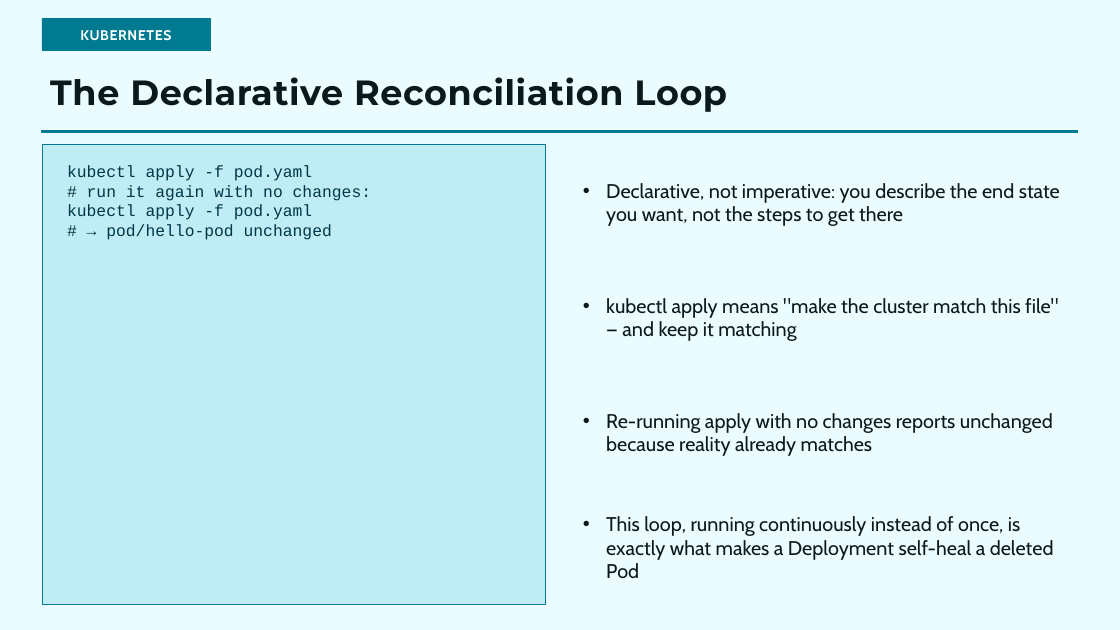
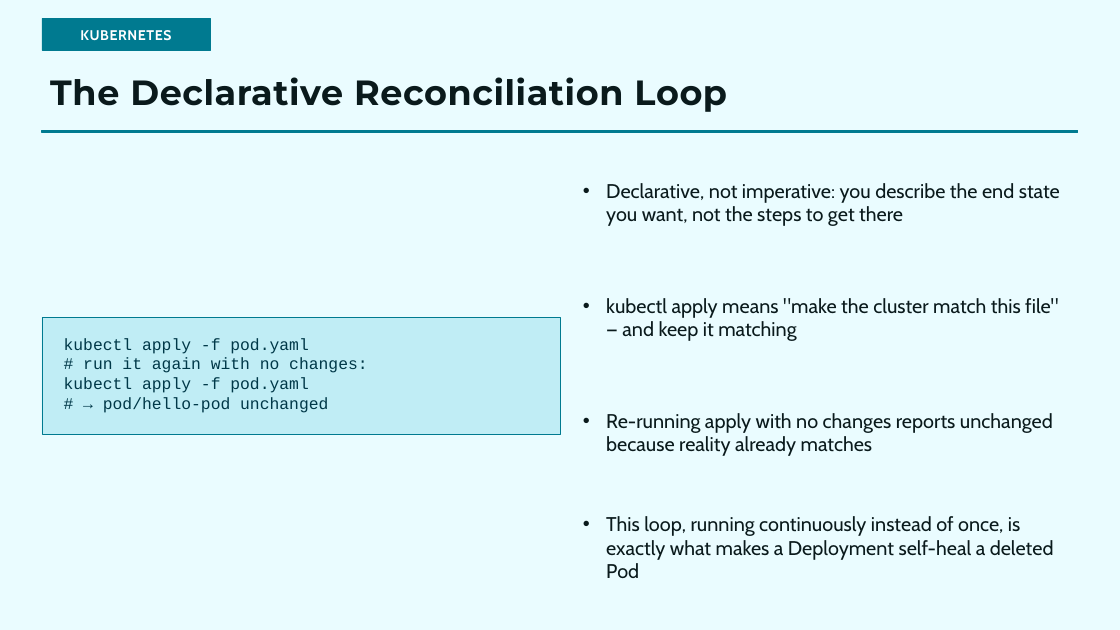
Before and after one commit to choicespecs/kube-self-learn, a slide deck: slide 8 of docs/presentations/KubernetesFundamentals/KubernetesFundamentals.pptx. Drawn at 1120x630 pixels with LibreOffice and Linux fonts; fonts in the diff are those of the drawing. Boxes give left, top, right and bottom in pixels: in the first picture for what was removed or moved away, otherwise in the second. Text is boxed around its words. In the diff, an @@ line names an element or a change of style, - is before the commit and + after.

```diff
--- a/docs/presentations/KubernetesFundamentals/KubernetesFundamentals.pptx
+++ b/docs/presentations/KubernetesFundamentals/KubernetesFundamentals.pptx
@@ rectangle: place and size @@
-rectangle at (42,145,545,605)
+rectangle at (42,317,560,434)
@@ text "kubectl apply -f pod.yaml": place and size @@
-text "kubectl apply -f pod.yaml" at (67,165,371,240)
+text "kubectl apply -f pod.yaml" at (64,338,367,413)
```
Also in this commit, not shown: 2 other slides changed, 1 other file.
